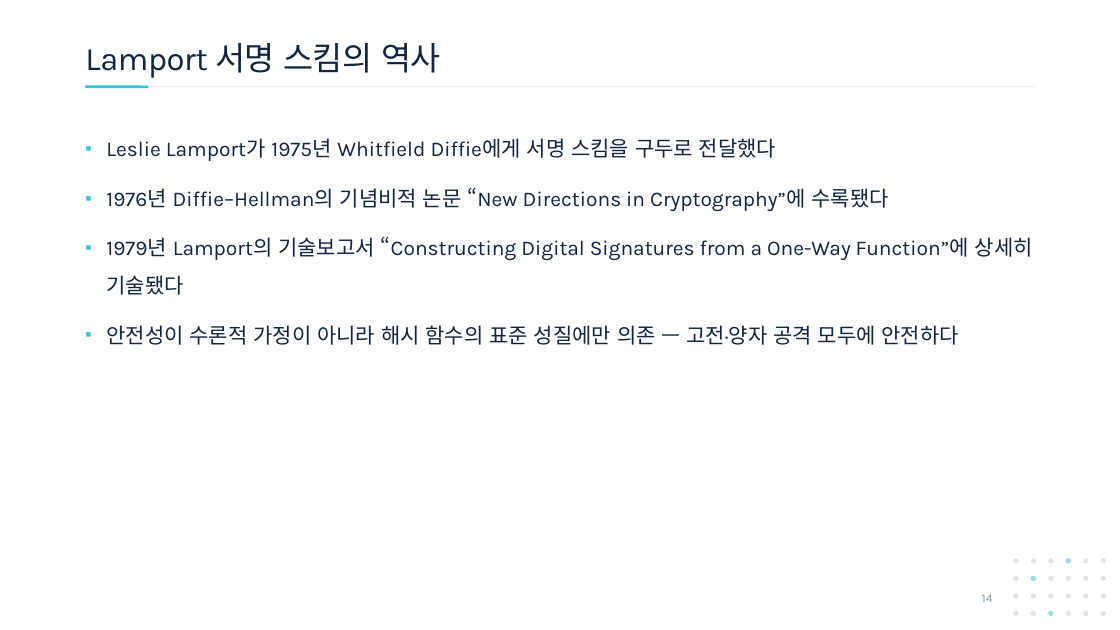
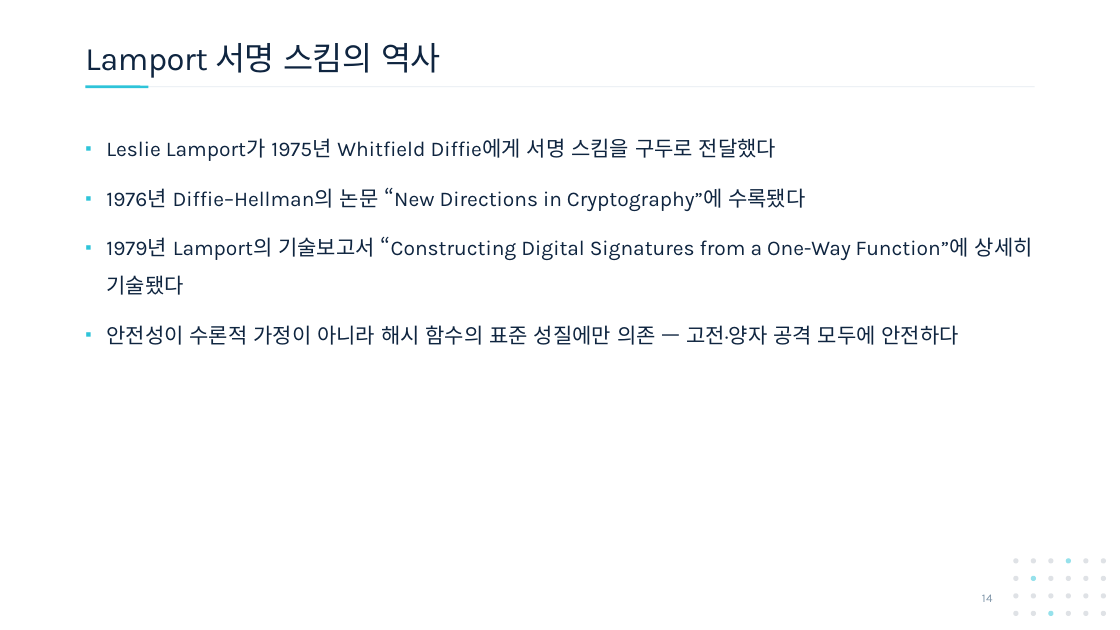
Before and after one commit to giyuubin/PQC, a slide deck: slide 14 of presentation/0909_15_Hash-Functions-and-Lamport-OTS.pptx. Drawn at 1120x630 pixels with LibreOffice and Linux fonts; fonts in the diff are those of the drawing. Boxes give left, top, right and bottom in pixels: in the first picture for what was removed or moved away, otherwise in the second. Text is boxed around its words. In the diff, an @@ line names an element or a change of style, - is before the commit and + after.

```diff
--- a/presentation/0909_15_Hash-Functions-and-Lamport-OTS.pptx
+++ b/presentation/0909_15_Hash-Functions-and-Lamport-OTS.pptx
@@ text at (106, 188, 805, 211): text changed @@
-▪ 1976년 Diffie–Hellman의 기념비적 논문 “New Directions in Cryptography”에 수록됐다
+▪ 1976년 Diffie–Hellman의 논문 “New Directions in Cryptography”에 수록됐다
```
Also in this commit, not shown: 17 other slides changed.
